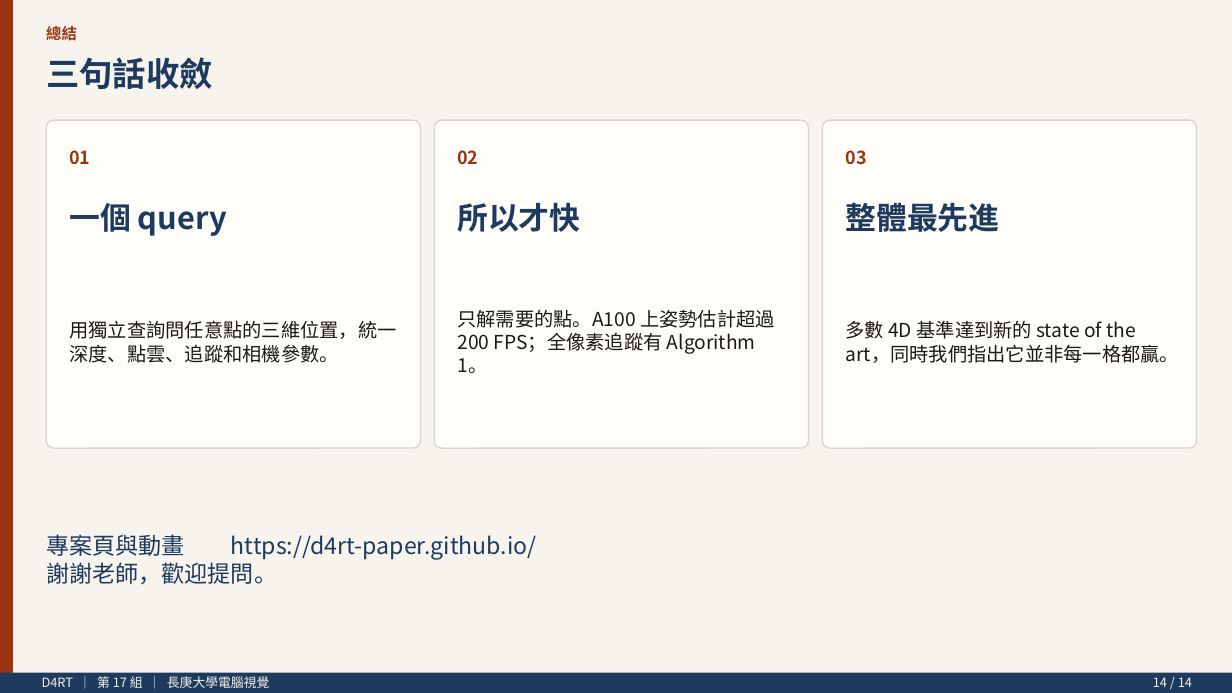
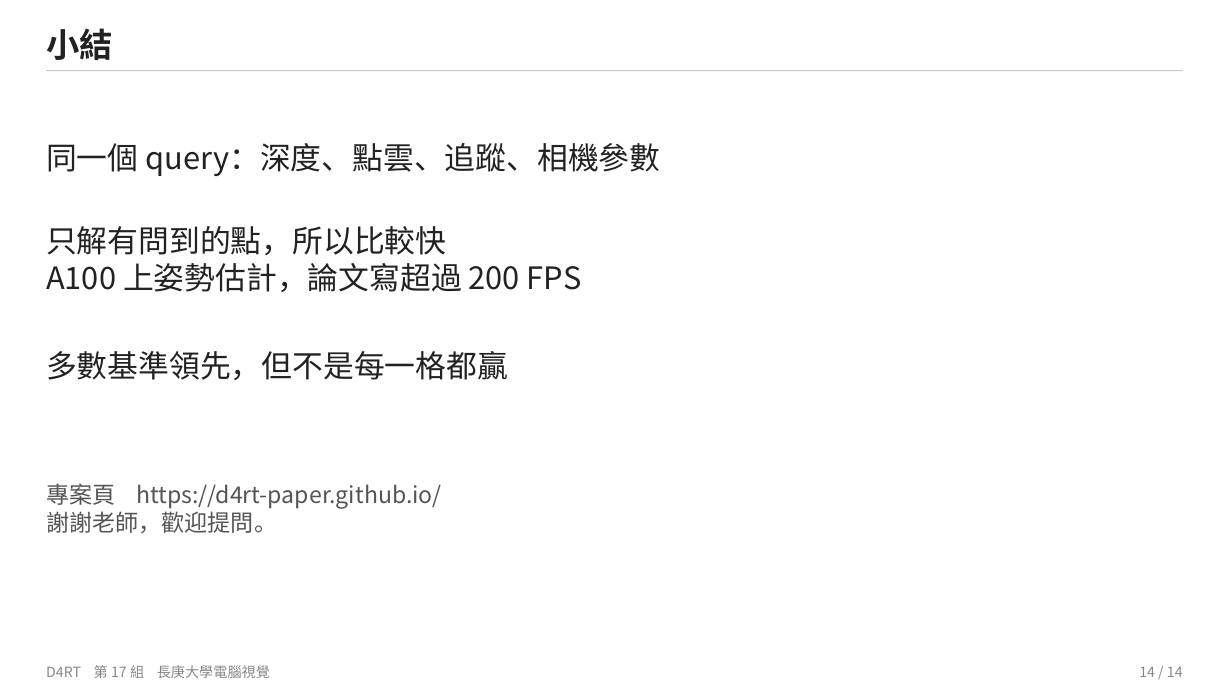
Before and after one commit to soymilk0211/cgu-cv-d4rt-presentation, a slide deck: slide 14 of D4RT_簡報.pptx. Drawn at 1232x693 pixels with LibreOffice and Linux fonts; fonts in the diff are those of the drawing. Boxes give left, top, right and bottom in pixels: in the first picture for what was removed or moved away, otherwise in the second. Text is boxed around its words. In the diff, an @@ line names an element or a change of style, - is before the commit and + after.

Commit message:
Revise slides and scripts for a plainer classroom tone
Shorter on-slide keywords, paper figures as the main content,
and a comparison of what is new versus prior methods, including
the cases D4RT does not win.

```diff
--- a/D4RT_簡報.pptx
+++ b/D4RT_簡報.pptx
@@ rectangle removed at box(0, 0, 1232, 693) @@
@@ rectangle removed at box(0, 0, 13, 693) @@
@@ text at box(46, 28, 113, 60): text changed; size 12 to 26 pt; text colour #9A3412 to #222222 @@
-總結
+小結
@@ text removed at box(46, 57, 213, 89) @@
-三句話收斂
@@ rectangle added at box(46, 70, 1183, 71), fill #C8C8C8 @@
@@ rounded rectangle removed at box(46, 120, 421, 448) @@
@@ text added at box(46, 143, 660, 176), 24 pt, text #222222 @@
+同一個 query：深度、點雲、追蹤、相機參數
@@ rounded rectangle removed at box(434, 120, 809, 448) @@
@@ rounded rectangle removed at box(823, 120, 1197, 448) @@
@@ text removed at box(69, 150, 90, 165) @@
-01
@@ text removed at box(457, 150, 478, 165) @@
-02
@@ text removed at box(845, 150, 866, 165) @@
-03
@@ text removed at box(69, 203, 227, 236) @@
-一個 query
@@ text removed at box(457, 202, 580, 232) @@
-所以才快
@@ text removed at box(845, 203, 999, 232) @@
-整體最先進
@@ vertical alignment middle to top in 4 elements at box(46, 665, 270, 678), box(46, 483, 442, 533), box(46, 28, 113, 60), box(46, 226, 582, 292) @@
@@ text at box(46, 226, 582, 292): text changed; size 15 to 24 pt; text colour #1C1917 to #222222 @@
-只解需要的點。A100 上姿勢估計超過 200 FPS；全像素追蹤有 Algorithm 1。
+只解有問到的點，所以比較快
+A100 上姿勢估計，論文寫超過 200 FPS
@@ text removed at box(69, 320, 396, 363) @@
-用獨立查詢問任意點的三維位置，統一深度、點雲、追蹤和相機參數。
@@ text removed at box(845, 321, 1179, 363) @@
-多數 4D 基準達到新的 state of the art，同時我們指出它並非每一格都贏。
@@ text added at box(46, 351, 508, 380), 24 pt, text #222222 @@
+多數基準領先，但不是每一格都贏
@@ text at box(46, 483, 442, 509): text changed; text colour #1E3A5F to #555555 @@
-專案頁與動畫 https://d4rt-paper.github.io/
+專案頁 https://d4rt-paper.github.io/
@@ text at box(46, 507, 277, 533): text colour #1E3A5F to #555555 in "謝謝老師，歡迎提問。" @@
@@ text "專案頁 https://d4rt-paper.github.io/": place and size @@
-text "專案頁 https://d4rt-paper.github.io/" at box(46, 534, 537, 585)
+text "專案頁 https://d4rt-paper.github.io/" at box(46, 483, 442, 533)
@@ rectangle removed at box(0, 673, 1232, 693) @@
@@ text at box(46, 665, 270, 678): text changed; size 10 to 11 pt; text colour #F5F0E8 to #888888 @@
-D4RT ｜ 第 17 組 ｜ 長庚大學電腦視覺
+D4RT 第 17 組 長庚大學電腦視覺
@@ text "14 / 14": place and size @@
-text "14 / 14" at box(1153, 677, 1192, 687)
+text "14 / 14" at box(1139, 666, 1183, 677)
@@ text "14 / 14" at box(1139, 666, 1183, 677): size 10 to 11 pt, text colour #F5F0E8 to #888888; vertical alignment middle to top @@
```
Also in this commit, not shown: 12 other slides changed, 1 slide added, 1 slide removed, 4 other files.
